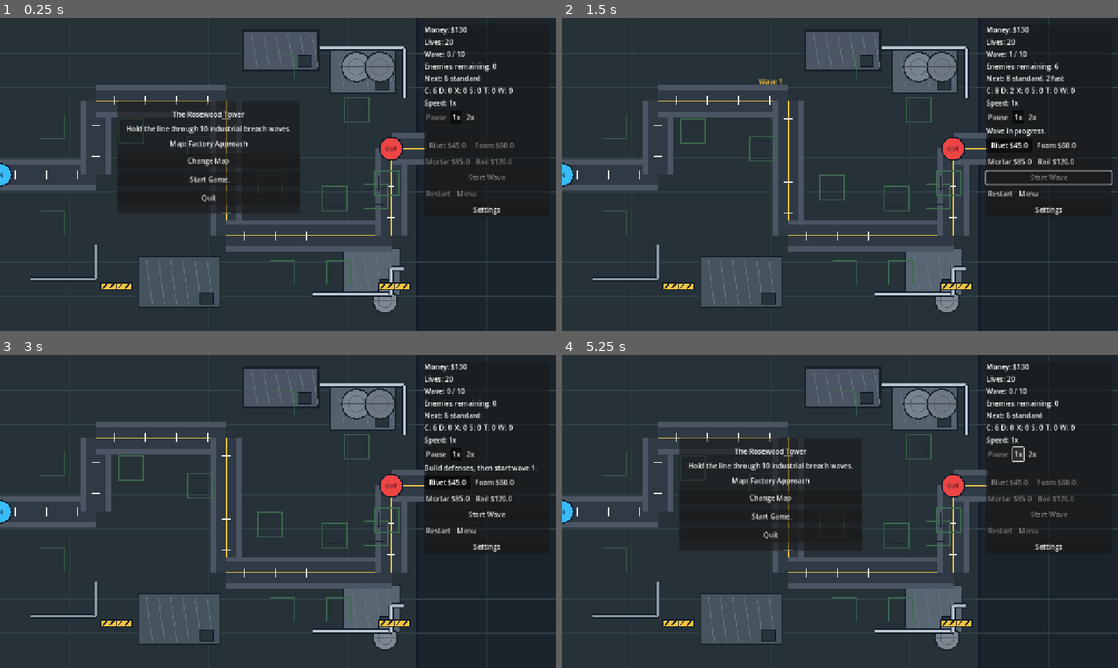
Above: before the commit, frames 1-4 (two rows, left to right).
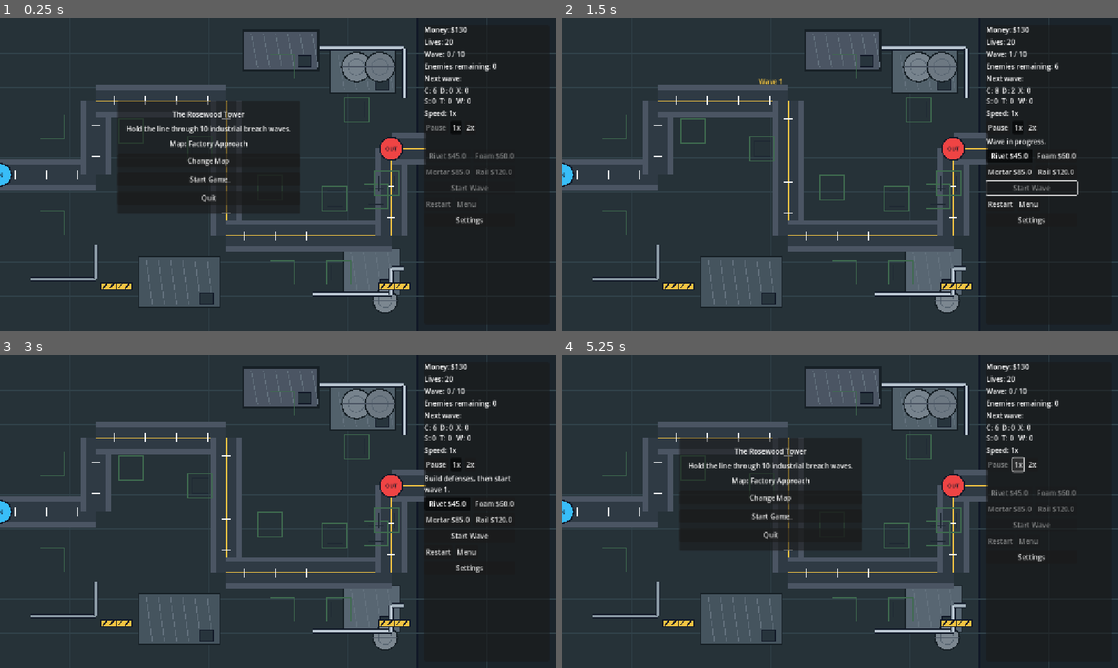
Above: after the commit, the same moments.

Repository: hobsojam/the-rosewood-tower
Game: Godot game, scene res://scenes/Game.tscn
Same seed, same stepped clock (60 frames per second), same inputs: the game is played once before the commit and once after it.
Inputs:
- Up to frame 1 (0.25 s): no input
- Up to frame 2 (1.5 s): click "Start Game" at 0.5 s; click "Start Wave" at 1.25 s
- Up to frame 3 (3 s): click "Restart" at 2 s; click "Start Game" at 2.75 s
- Up to frame 4 (5.25 s): click "Start Wave" at 3.5 s; click "Restart" at 4.25 s; click "1x" at 5 s

The runs differ from the first frame. In frame 1, 1.8% of the frame differs, in the area x 76-99%, y 18-98%; in frame 2, 2.6%; in frame 3, 2.5%; in frame 4, 1.9%.

Commit message:
Make right HUD scrollable

Diff:
--- a/scripts/Game.gd
+++ b/scripts/Game.gd
@@ -119,12 +119,16 @@
 
 	hud_panel = PanelContainer.new()
 	hud_panel.position = Vector2(UI_X, 16)
-	hud_panel.custom_minimum_size = Vector2(UI_WIDTH, 360)
+	hud_panel.custom_minimum_size = Vector2(UI_WIDTH, 688)
 	hud_layer.add_child(hud_panel)
+
+	var scroll := ScrollContainer.new()
+	scroll.custom_minimum_size = Vector2(UI_WIDTH, 688)
+	hud_panel.add_child(scroll)
 
 	var layout := VBoxContainer.new()
 	layout.add_theme_constant_override("separation", 6)
-	hud_panel.add_child(layout)
+	scroll.add_child(layout)
 
 	money_label = Label.new()
 	lives_label = Label.new()
@@ -139,8 +143,10 @@
 	layout.add_child(wave_label)
 	layout.add_child(enemies_label)
 	layout.add_child(next_wave_label)
-	var next_wave_row := HBoxContainer.new()
-	next_wave_row.add_theme_constant_override("separation", 6)
+	var next_wave_row := GridContainer.new()
+	next_wave_row.columns = 3
+	next_wave_row.add_theme_constant_override("h_separation", 8)
+	next_wave_row.add_theme_constant_override("v_separation", 2)
 	layout.add_child(next_wave_row)
 	for enemy_id in ["standard", "fast", "decoy", "shield", "armored", "siege"]:
 		var label := Label.new()
@@ -686,7 +692,7 @@
 	lives_label.text = "Lives: %s" % lives
 	wave_label.text = "Wave: %s / %s" % [wave_manager.current_wave + 1, wave_manager.total_waves]
 	enemies_label.text = "Enemies remaining: %s" % wave_manager.get_remaining_enemies()
-	next_wave_label.text = "Next: %s" % wave_manager.get_next_wave_summary()
+	next_wave_label.text = "Next wave:"
 	var next_counts: Dictionary = wave_manager.get_next_wave_counts()
 	for enemy_id in next_wave_count_labels:
 		next_wave_count_labels[enemy_id].text = "%s: %s" % [_get_enemy_icon(enemy_id), int(next_counts.get(enemy_id, 0))]
Not shown, added: scripts/effects/RailBeam.gd.uid
